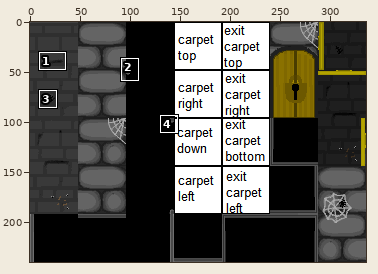
Edited in one commit: sprite sheet (core/assets/tilesets/tileset_floor_2.png). The first picture is a wide view before the edit; the outline marks the close-up.
Close-up. The starting point:
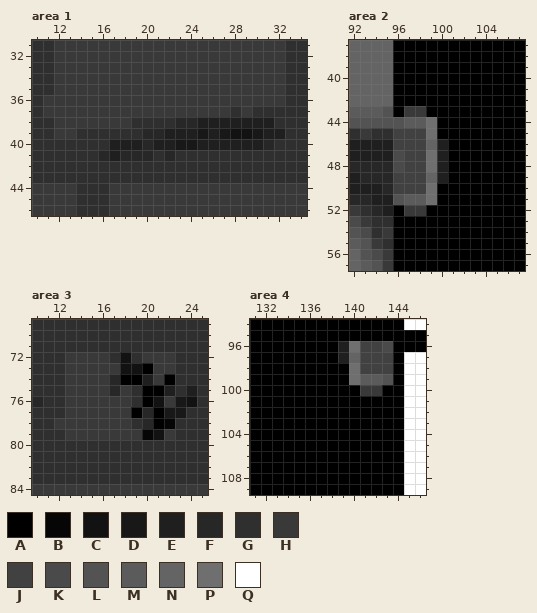
The file is 336x240 pixels. Colours within 5 levels of each other are drawn and written as one. Shown: area 1: x 10..34, y 31..46; area 2: x 92..107, y 37..57; area 3: x 10..25, y 69..84; area 4: x 131..146, y 94..109. The commit also changed other parts of the picture, which this record leaves out.
Palette (. is transparent): A #000000  B #060606  C #121212  D #181818  E #1f1f1f  F #272727  G #2f2f2f  H #393939  J #414141  K #4a4a4a  L #535353  M #5b5b5b  N #646464  P #6f6f6f  Q #ffffff
Pixels before, area 1, first column x 10:
31 GGHHHHHHHHHHHHHHHHHHHHHGG
32 GGHHHHHHHHHHHHHHHHHHHHHGG
33 GGHHHHHHHHHHHHHHHHHHHHHGG
34 GGHHHHHHHHHHHHHHHHHHHHHGG
35 GGHHHHHHHHHHHHHHHHHHHHHGG
36 GHHHHHHHHHHHHHHHHHHHHHHGG
37 GHHHHHHHHHHHHHHHHHGHGGGGG
38 GGHHHHHHHGGGGFFEEEEEEEGGG
39 GGHHGGGGGGFFEEEDEDCCDEEGG
40 GGGGGGGEEEFEEDDEEEEEEFGGG
41 GGGGGGFEFFFGFGGGGGGGGGGGG
42 GGGGGGGGGGGGGGGGGGGGGGGGG
43 GGGGGGGGGGGGGGGGGGGGGGGGG
44 HHHHGGGHHHHHHHHHHHHHHHHHH
45 HHHHGGGHHHHHHHHHHHHHHHHHH
46 HHHHGGGHHHHHHHHHHHHHHHHHH
Pixels before, area 2, first column x 92:
37 NNNNAAAAAAAAAAAA
38 NNNNAAAAAAAAAAAA
39 NNNNAAAAAAAAAAAA
40 NNNNAAAAAAAAAAAA
41 NNNNAAAAAAAAAAAA
42 NNNNAAAAAAAAAAAA
43 MMMLAHHAAAAAAAAA
44 LLLLLMMPAAAAAAAA
45 GHGGJJJPAAAAAAAA
46 EEEEJJJNEAAAAAAA
47 EEEEKJJPEAAAAAAA
48 FFFFKJJPEAAAAAAA
49 EFFFJJJNEAAAAAAA
50 EEEFJJJPAAAAAAAA
51 FFEELMMPAAAAAAAA
52 HGFEAHHAAAAAAAAA
53 KHGGAAAAAAAAAAAA
54 LKGHAAAAAAAAAAAA
55 MLHGAAAAAAAAAAAA
56 NLKHAAAAAAAAAAAA
57 NMLHAAAAAAAAAAAA
Pixels before, area 3, first column x 10:
69 GGGGGGGGGGGGGGGG
70 GGGGGGGGGGGGGGGG
71 GGGGGGGGGGGGGGGG
72 GGGHHHHGCGHHHGGG
73 GGGHHHHHCCAHHGGG
74 GGGHHHHFAAEHAGGG
75 GGGHHHHFHGAAEGEG
76 FGGHHHHHHGACHDCG
77 GGGHHHHHHAFADDGG
78 GGHHHHHHHGFABGGG
79 GGGHHHHHHHBCHGGG
80 GGGGGGGGGGGGGGGG
81 GGGGGGGGGGGGGGGG
82 GGGGGGGGGGGGGGGG
83 GGGGGGGGGGGGGGGG
84 HHHHHHHHHHHHHHHH
Pixels before, area 4, first column x 131:
 94 AAAAAAAAAAAAAAQQ
 95 AAAAAAAAAAAAAAAA
 96 AAAAAAAAEPJJKAAA
 97 AAAAAAAAENJJJAQQ
 98 AAAAAAAAAPJJJAQQ
 99 AAAAAAAAAPMMLAQQ
100 AAAAAAAAAAHHAAQQ
101 AAAAAAAAAAAAAAQQ
102 AAAAAAAAAAAAAAQQ
103 AAAAAAAAAAAAAAQQ
104 AAAAAAAAAAAAAAQQ
105 AAAAAAAAAAAAAAQQ
106 AAAAAAAAAAAAAAQQ
107 AAAAAAAAAAAAAAQQ
108 AAAAAAAAAAAAAAQQ
109 AAAAAAAAAAAAAAQQ
Now the later version:
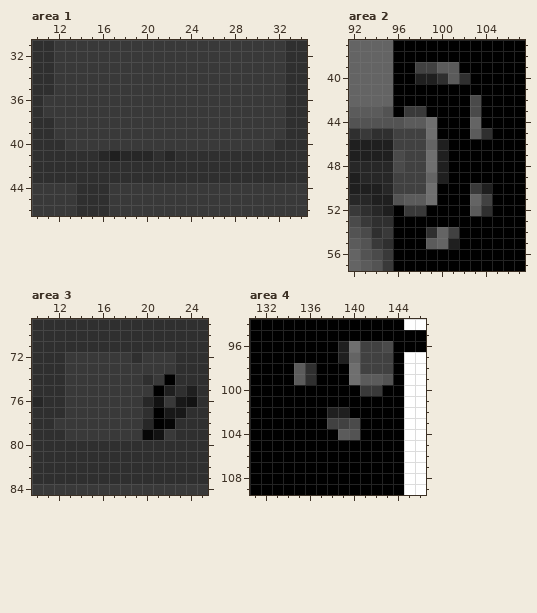
What changed:
{"where": "area 1"}
{"y":37,"x":28,"old":"G","new":"H"}
{"y":37,"x":30,"old":"GGG","new":"HHH"}
{"y":38,"x":19,"old":"GGGGFFEEEEEEEG","new":"HHHHHHHHHHHHHH"}
{"y":39,"x":14,"old":"GGGGGGFFEEEDEDCCDEE","new":"HHHHHHHHHHHHHHHHHHH"}
{"y":40,"x":13,"old":"GGGGEEEFEEDDEEEEEEF","new":"HHHHHHHHHHHHHHHHHHH"}
{"where": "area 2"}
{"y":39,"x":98,"old":"AAAA","new":"JJMM"}
{"y":40,"x":98,"old":"AAAAA","new":"EEGMG"}
{"y":42,"x":103,"old":"A","new":"K"}
{"y":43,"x":103,"old":"A","new":"K"}
{"y":44,"x":103,"old":"A","new":"N"}
{"y":45,"x":103,"old":"AA","new":"MG"}
{"y":50,"x":103,"old":"AA","new":"HE"}
{"y":51,"x":103,"old":"AA","new":"NJ"}
{"y":52,"x":103,"old":"AA","new":"MG"}
{"y":54,"x":99,"old":"AAA","new":"GNJ"}
{"y":55,"x":99,"old":"AAA","new":"MNE"}
{"where": "area 3"}
{"y":72,"x":17,"old":"GC","new":"HH"}
{"y":73,"x":18,"old":"CCA","new":"HHH"}
{"y":74,"x":17,"old":"FAAE","new":"HHHG"}
{"y":75,"x":17,"old":"F","new":"H"}
{"y":75,"x":19,"old":"GA","new":"HH"}
{"y":76,"x":19,"old":"GA","new":"HF"}
{"y":77,"x":19,"old":"AF","new":"HG"}
{"y":78,"x":19,"old":"G","new":"H"}
{"where": "area 4"}
{"y":98,"x":135,"old":"AA","new":"MG"}
{"y":99,"x":135,"old":"AA","new":"MG"}
{"y":102,"x":138,"old":"AA","new":"EE"}
{"y":103,"x":138,"old":"AAA","new":"JJK"}
{"y":104,"x":139,"old":"AA","new":"ML"}
{"label":"changed","picture_box":[65,106,285,150]}
{"label":"changed","picture_box":[415,62,492,139]}
{"label":"changed","picture_box":[426,183,492,249]}
{"label":"changed","picture_box":[109,352,153,429]}
{"label":"changed","picture_box":[294,363,360,440]}
